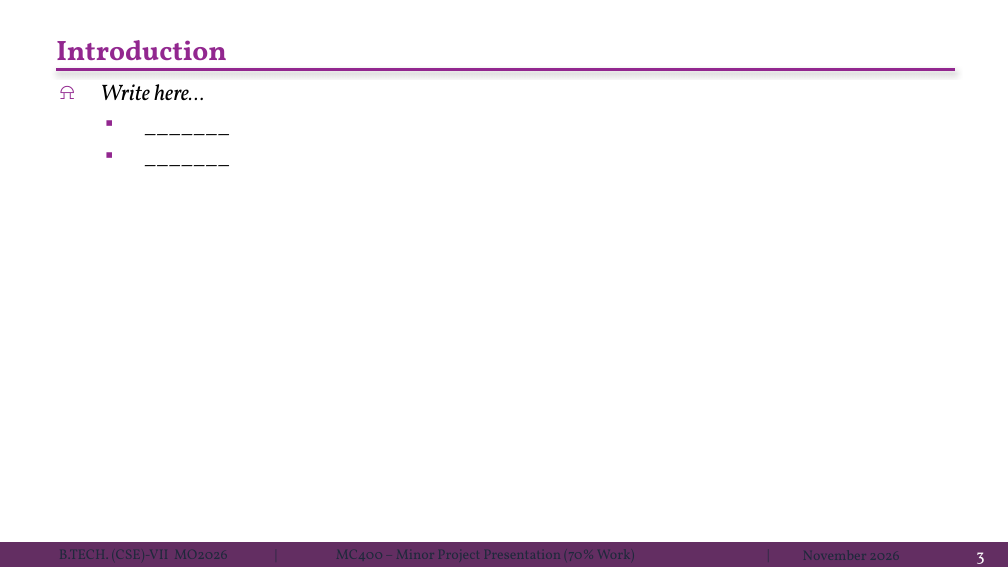
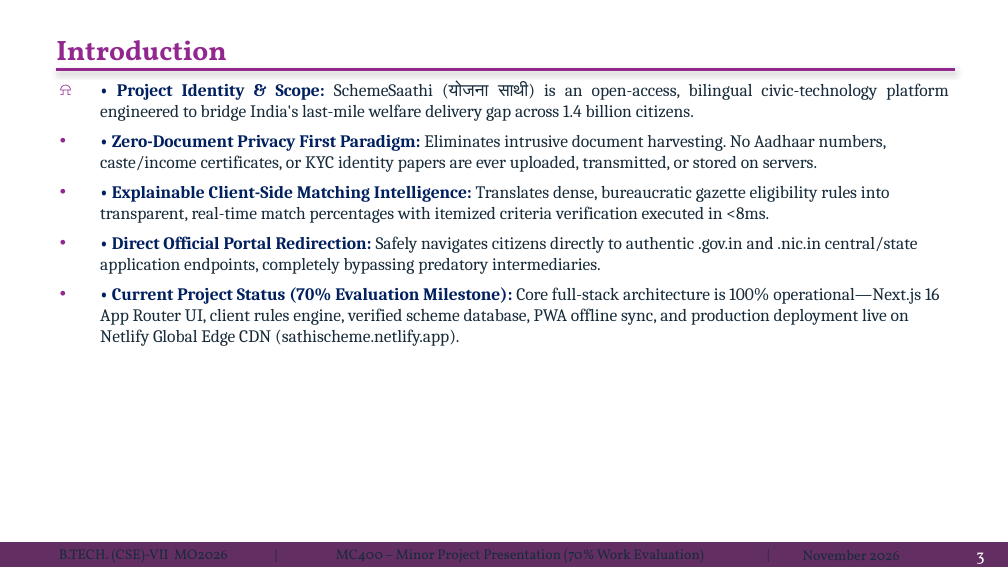
Before and after one commit to Shivaniroy09/SchemeSathi-Ai-Project, a slide deck: slide 3 of ppt/MC400-Minor Project Presentation format-BTech CSE MO26.pptx. Drawn at 1008x567 pixels with LibreOffice and Linux fonts; fonts in the diff are those of the drawing. Boxes give left, top, right and bottom in pixels: in the first picture for what was removed or moved away, otherwise in the second. Text is boxed around its words. In the diff, an @@ line names an element or a change of style, - is before the commit and + after.

Commit message:
feat: add SchemeSaathi 70% minor project presentation deck and generator script

```diff
--- a/ppt/MC400-Minor Project Presentation format-BTech CSE MO26.pptx
+++ b/ppt/MC400-Minor Project Presentation format-BTech CSE MO26.pptx
@@ text at (100, 80, 948, 346): text changed; size 16 to 12.5 pt; font Vollkorn to Cambria; text colour #000000 to #172B3A; italic off @@
-⍾ Write here…
-  ▪ _______
-  ▪ _______
+⍾ • Project Identity & Scope: SchemeSaathi (योजना साथी) is an open-access, bilingual civic-technology platform engineered to bridge India's last-mile welfare delivery gap across 1.4 billion citizens.
+• • Zero-Document Privacy First Paradigm: Eliminates intrusive document harvesting. No Aadhaar numbers, caste/income certificates, or KYC identity papers are ever uploaded, transmitted, or stored on servers.
+• • Explainable Client-Side Matching Intelligence: Translates dense, bureaucratic gazette eligibility rules into transparent, real-time match percentages with itemized criteria verification executed in <8ms.
+• • Direct Official Portal Redirection: Safely navigates citizens directly to authentic .gov.in and .nic.in central/state application endpoints, completely bypassing predatory intermediaries.
+• • Current Project Status (70% Evaluation Milestone): Core full-stack architecture is 100% operational—Next.js 16 App Router UI, client rules engine, verified scheme database, PWA offline sync, and production deployment live on Netlify Global Edge CDN (sathischeme.netlify.app).
```
Also in this commit, not shown: 13 other slides changed, 3 other files.
